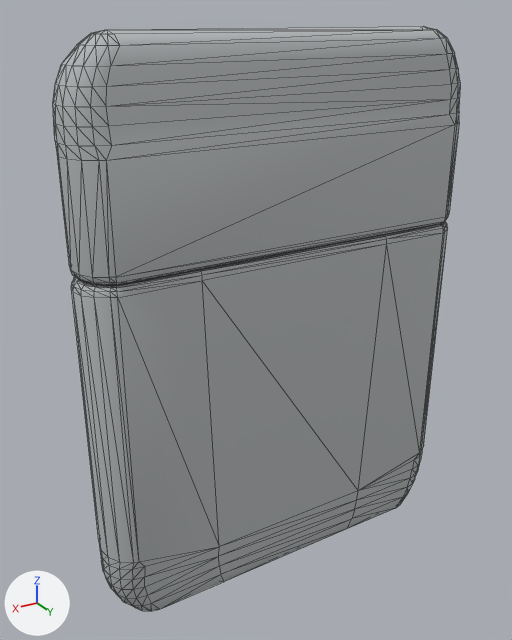
The FBX model Art/Props/EmergencyLightModule/EmergencyLightModule.FBX: old version first, new version second.
Both versions are drawn from a camera (50 mm lens) standing at (0.443, 0.7, 0.359) and looking at (0.016, -0.011, 0.003). Arrows for +X, +Y and +Z are at lower left; the lights stay in place. Mesh edges are drawn as thin lines. Where no turn or scale is listed for an object, it has been applied to the vertices. Vertices at the same position are counted once.

In view in the first picture: 'EmergencyLightModule_Body'.
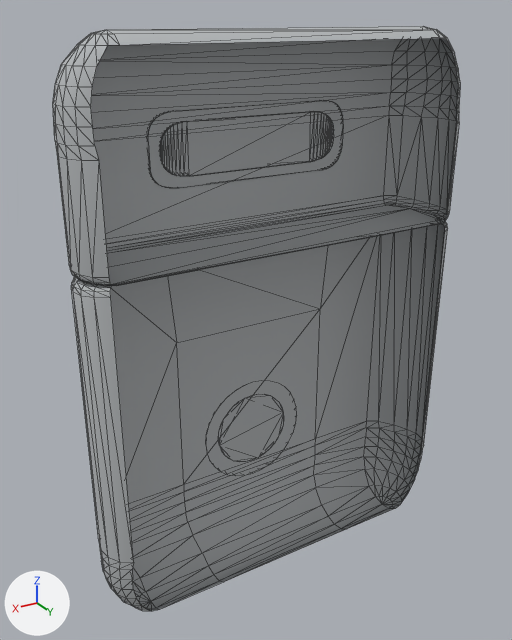
Commit message: Fix EmergencyLightModule

Pixel boxes [x1, y1, x2, y2] of what changed, in the pictures (512 x 640 px):
part 1 of me_mesh_001, deleted: before [91, 38, 458, 611]

The change, as a list of edits to the scene's bpy script:
```text
Change me_mesh_001:
    used by ob_emergencylightmodule_body; location = (0.0, 0.15, 0.093)
    remove me_mesh_001.from_pydata(...)  # 1212 vertices, 2408 faces; spans x -0.254..0.254, y -0.207..-0.087, z -0.44..0.253
    add me_mesh_001.from_pydata(...)  # 1100 vertices, 2010 faces; spans x -0.254..0.254, y -0.207..-0.09, z -0.44..0.253
    me_mesh_001 part 1
    112 vertices are removed from x -0.222..0.222, y -0.196..-0.087, z -0.41..0.224
    398 faces are deleted
```
